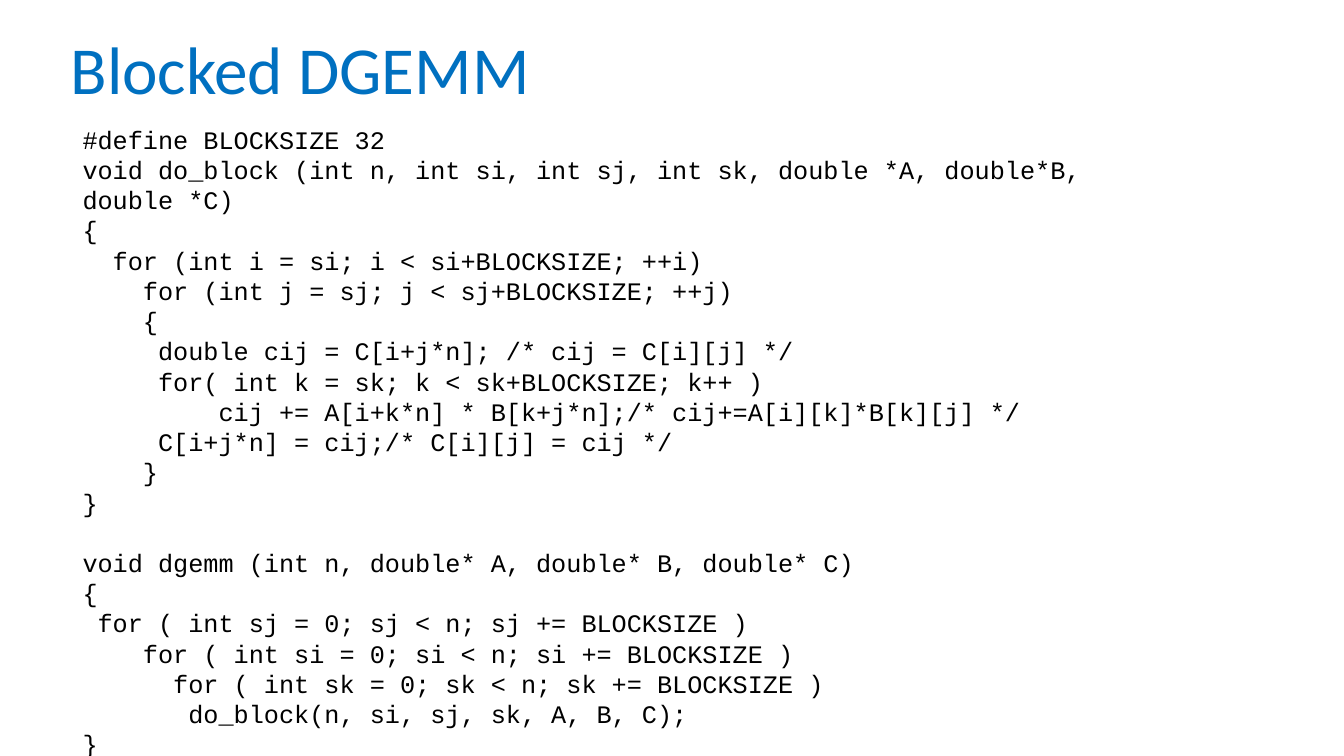
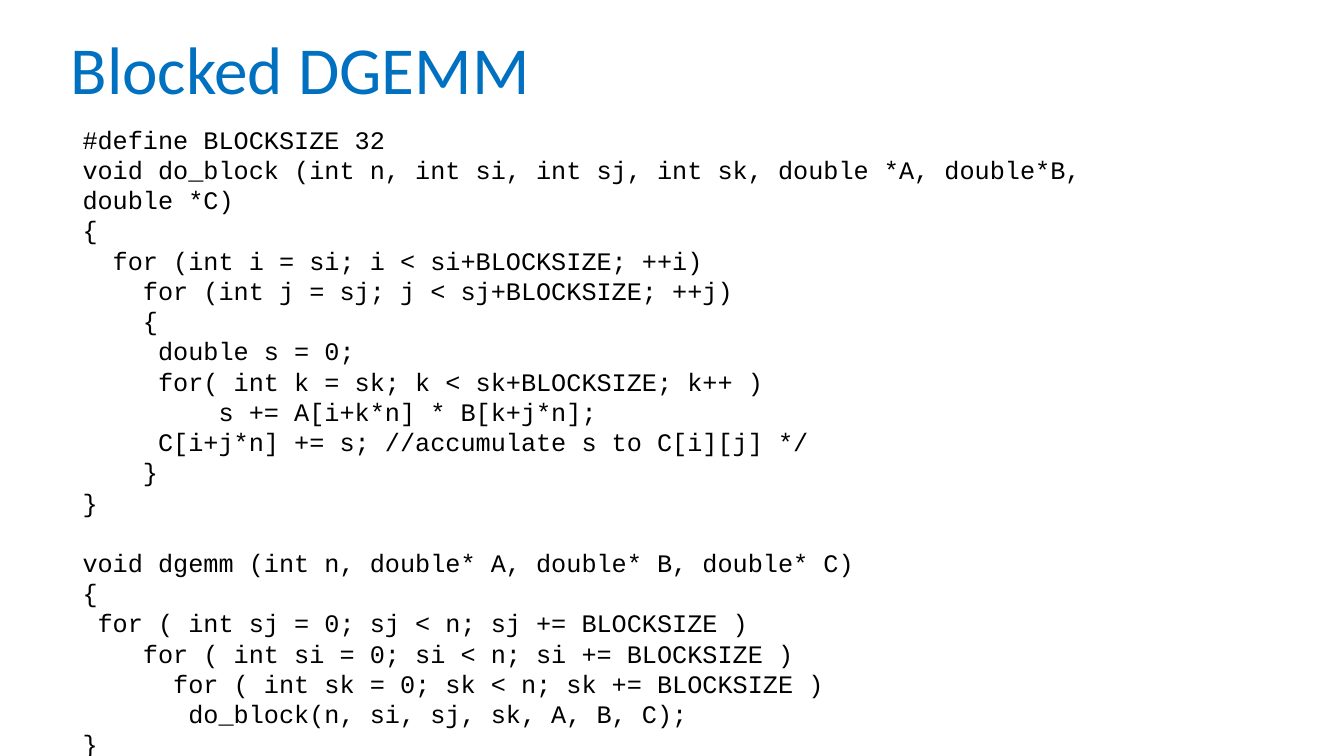
Before and after one commit to NYU-CSO/nyu-cso.github.io, a slide deck: slide 36 of notes/arch-mem.pptx (slide 35 before the commit). Drawn at 1344x756 pixels with LibreOffice and Linux fonts; fonts in the diff are those of the drawing. Boxes give left, top, right and bottom in pixels: in the first picture for what was removed or moved away, otherwise in the second. Text is boxed around its words. In the diff, an @@ line names an element or a change of style, - is before the commit and + after.

```diff
--- a/notes/arch-mem.pptx
+++ b/notes/arch-mem.pptx
@@ text at [158, 342, 354, 365]: text changed @@
-double cij = C[i+j*n]; /* cij = C[i][j] */
+double s = 0;
@@ text at [158, 402, 763, 457]: text changed @@
-cij += A[i+k*n] * B[k+j*n];/* cij+=A[i][k]*B[k][j] */
-C[i+j*n] = cij;/* C[i][j] = cij */
+s += A[i+k*n] * B[k+j*n];
+C[i+j*n] += s; //accumulate s to C[i][j] */
```
Also in this commit, not shown: 21 other slides changed, 4 slides added, 3 slides removed, 1 other file.
